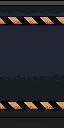
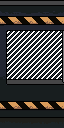
Layered file, before and after one edit (64×128). Changes by layer:
added layer "Wall with window" above "gitter copy" over [4, 25, 64, 85]
added layer "gitter copy" above "groundline" over [6, 30, 64, 85]
hid group "deco" (15 layers) over [4, 25, 64, 85]
hid "warning" over [4, 25, 64, 85]
hid "base" over [4, 25, 64, 85]
